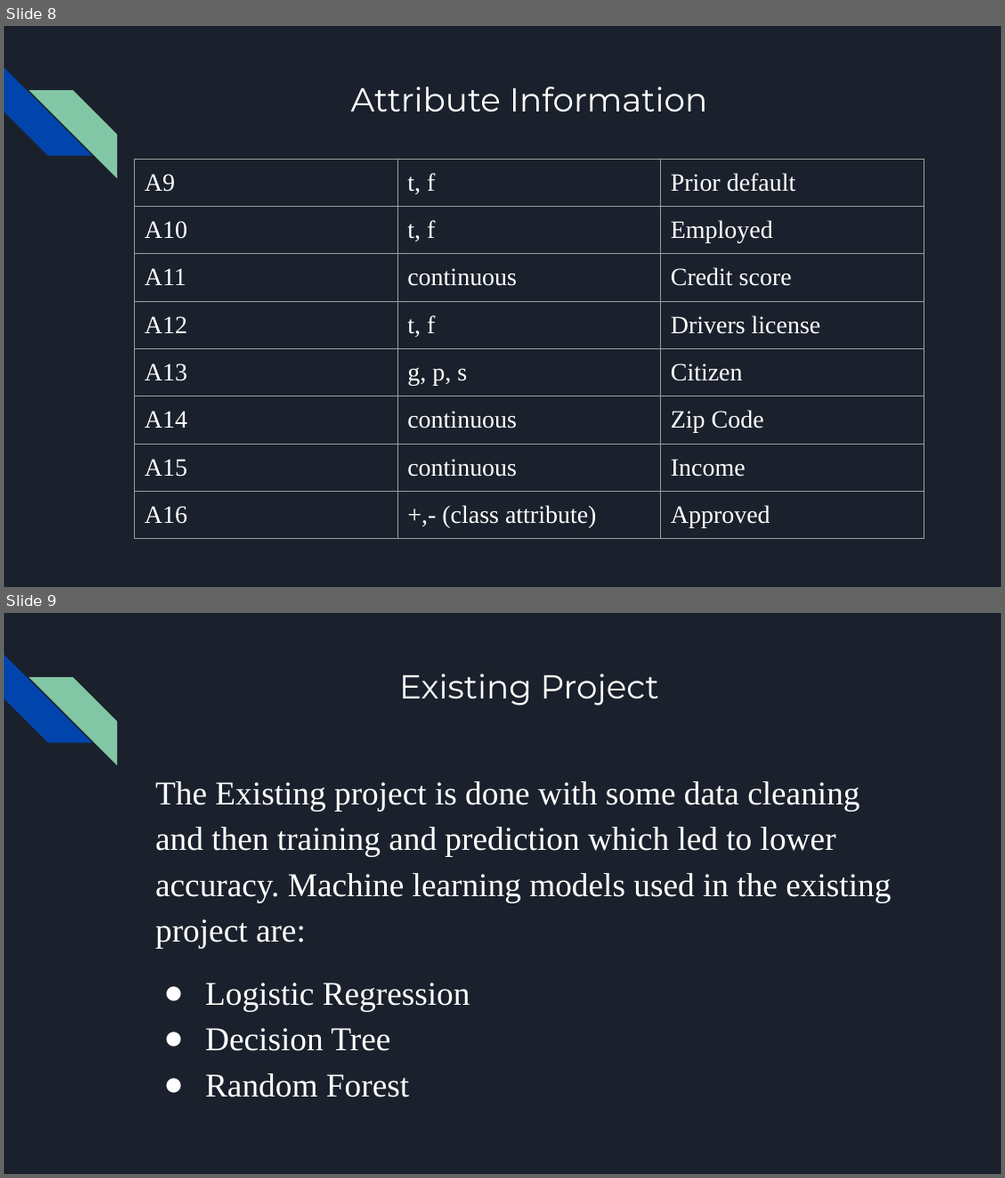
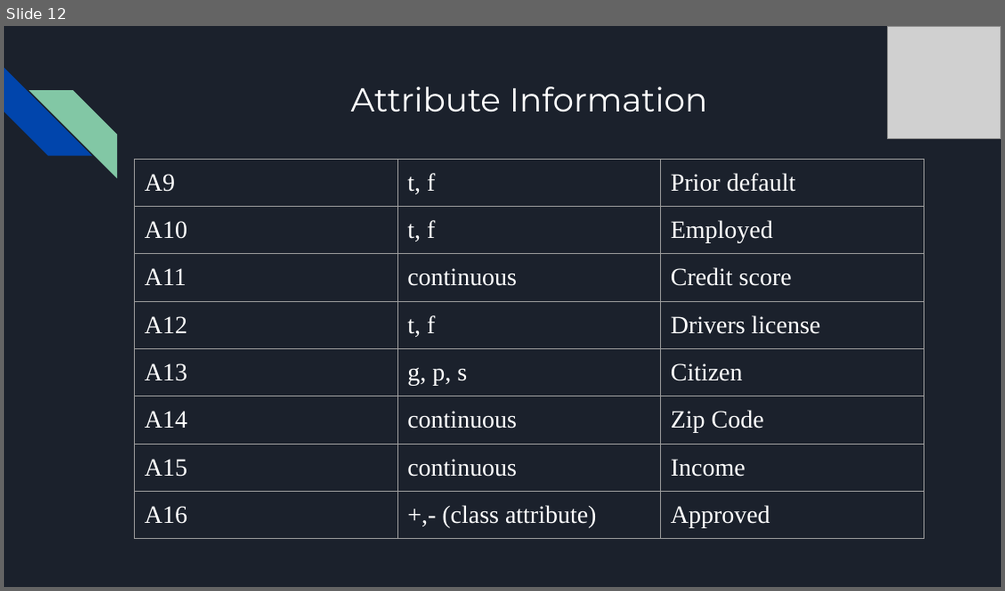
Before and after one commit to Rakesh-Naidu/Credit-card-approval-prediction, a slide deck: Credit Approval Prediction.pptx. Shown one above the other, each under a label of ours: slides 8 and 9 before the commit, slide 12 after it. The pictures are 1005x1178 and 1005x591 pixels, drawn with LibreOffice and Linux fonts; fonts in the diff are those of the drawing; grey boxes stand for pictures. Boxes give left, top, right and bottom in pixels: in the first picture for what was removed or moved away, otherwise in the second. Text is boxed around its words. In the diff, an @@ line names an element or a change of style, - is before the commit and + after.

```diff
--- a/Credit Approval Prediction.pptx
+++ b/Credit Approval Prediction.pptx
@@ slide 9 removed at (4,613,1001,1174), background #1B212C; not listed: 2 template elements that a slide beside it also shows @@
@@ title removed at (399,674,659,706) @@
-Existing Project
@@ text removed at (155,781,890,1097) @@
-The Existing project is done with some data cleaning and then training and prediction which led to lower accuracy. Machine learning models used in the existing project are:
-● Logistic Regression
-● Decision Tree
-● Random Forest
@@ what was slide 8 is now slide 12 @@
@@ slide 12 changed as well @@
@@ picture added at (887,26,1001,139) @@
```
Also in this commit, not shown: 13 other slides changed, 26 slides added, 3 other slides removed, 4 other files.
